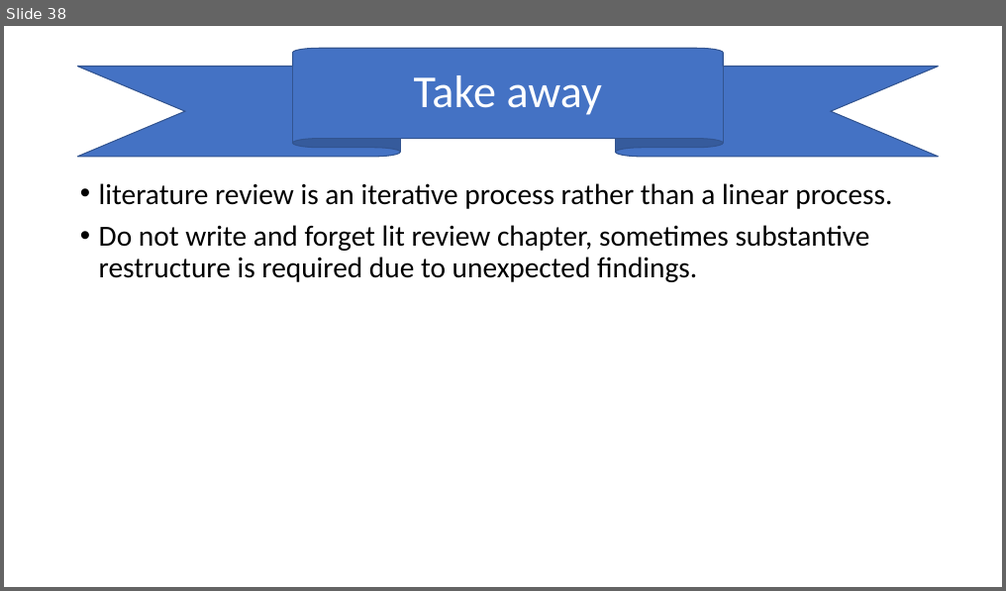
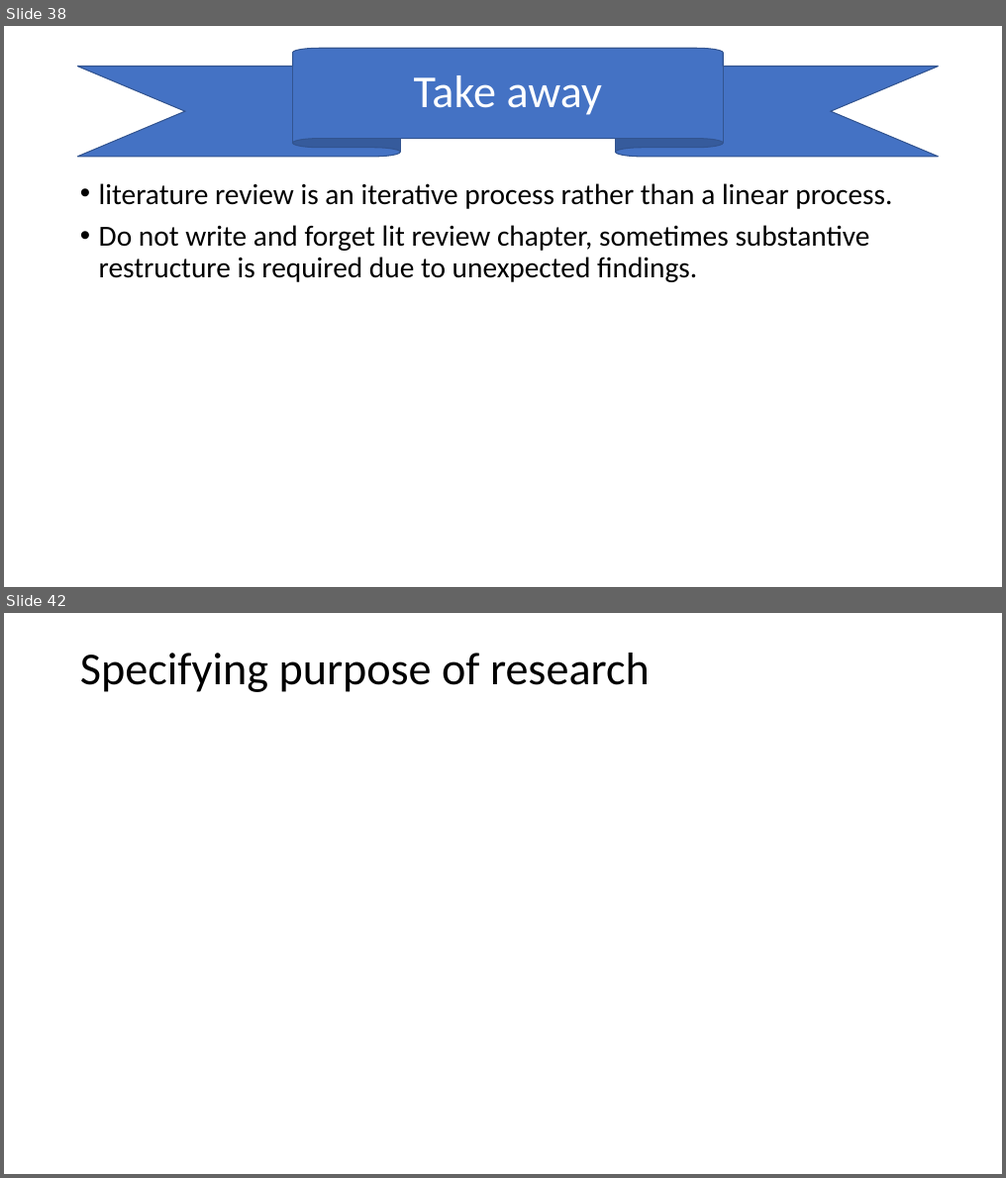
Before and after one commit to dlisbbau/mlis, a slide deck: Vinit-MLIS-104-01-Research Basics.pptx. Shown one above the other, each under a label of ours: slide 38 before the commit, slides 38 and 42 after it; the slides between them are not shown. The pictures are 1006x591 and 1006x1178 pixels, drawn with LibreOffice and Linux fonts; fonts in the diff are those of the drawing. Boxes give left, top, right and bottom in pixels: in the first picture for what was removed or moved away, otherwise in the second. Text is boxed around its words. In the diff, an @@ line names an element or a change of style, - is before the commit and + after.

```diff
--- a/Vinit-MLIS-104-01-Research Basics.pptx
+++ b/Vinit-MLIS-104-01-Research Basics.pptx
@@ slide 42 added at (4, 613, 1002, 1174), background #FFFFFF @@
@@ title added at (80, 653, 649, 692), 44 pt, text #000000 @@
+Specifying purpose of research
```
Also in this commit, not shown: 1 slide changed, 3 other slides added, 1 other file.
